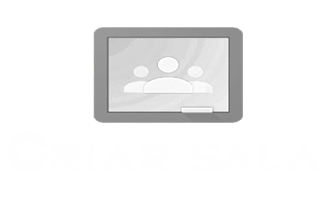
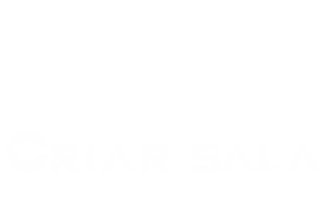
Layer changes from the first (330, 210) image to the second:
painted on "Camada 1" over [93, 27, 243, 123]
